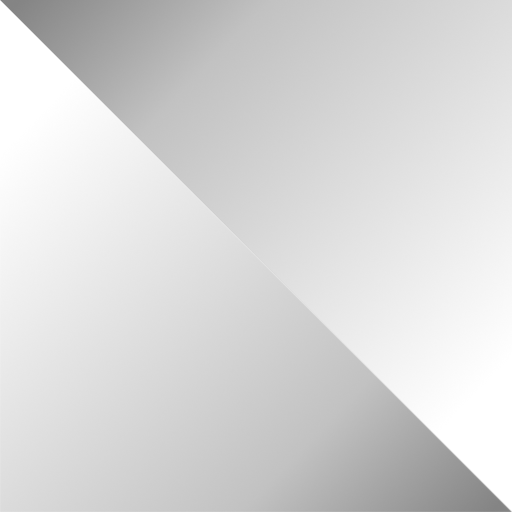
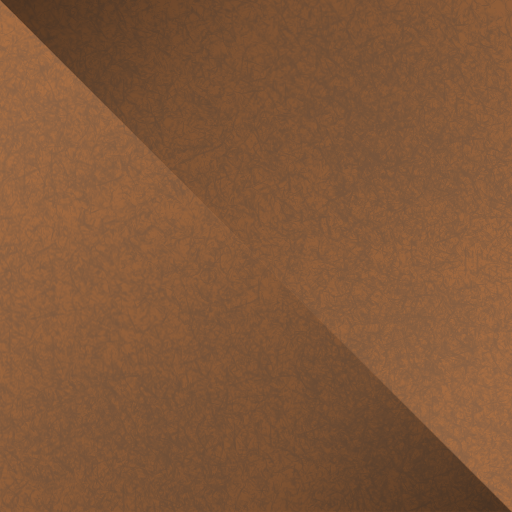
The second (512, 512) image is a revision of the first. Changes to its layers:
added layer "coarseness" above "dirt" over bbox(0, 0, 512, 512)
added layer "dirt" above "dirt.png" over bbox(0, 0, 512, 512)
